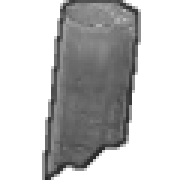
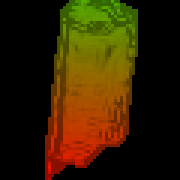
The second 180 x 180 image is a revision of the first. Changes to its layers:
hid "outline" over [42, 0, 141, 180]
hid "Pasted Layer" over [45, 0, 138, 180]
added layer "mask-reflection" above "mask-color-2" over [45, 0, 138, 180]
added layer "mask-color-2" above "mask-color-1" over [45, 0, 138, 180]
added layer "mask-color-1" above "mask-bg" over [45, 0, 138, 180]
added layer "mask-bg" over [0, 0, 180, 180]
